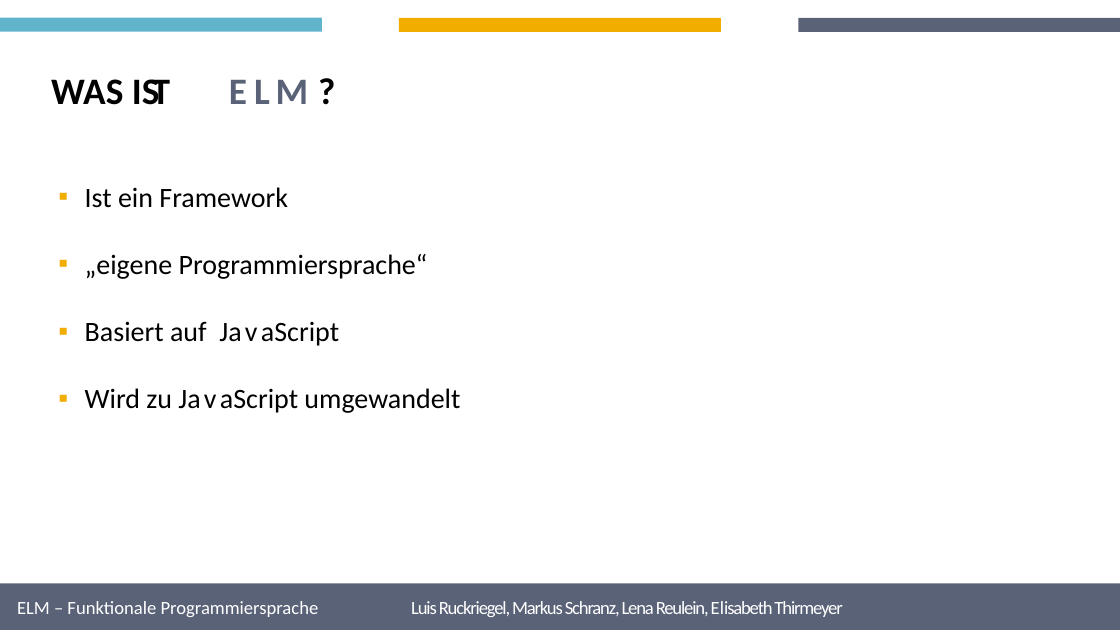
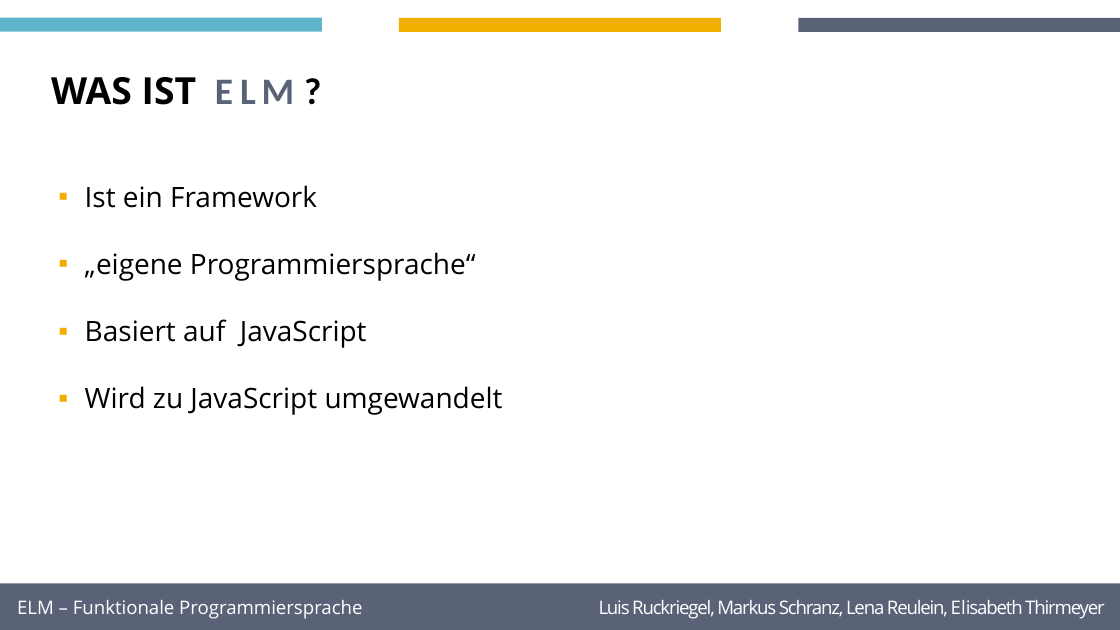
Before and after one commit to maadc/STA_Gruppe1, a slide deck: slide 2 of ORGINAL.pptx. Drawn at 1120x630 pixels with LibreOffice and Linux fonts; fonts in the diff are those of the drawing; background and template pictures are left out. Boxes give left, top, right and bottom in pixels: in the first picture for what was removed or moved away, otherwise in the second. Text is boxed around its words. In the diff, an @@ line names an element or a change of style, - is before the commit and + after.

```diff
--- a/ORGINAL.pptx
+++ b/ORGINAL.pptx
@@ text "WAS IST" at (51, 77, 197, 105): font Calibri to Open Sans; letter spacing -6.5 to 0 pt in "IST" @@
@@ 4 texts: place and size @@
-4 texts at (229, 63, 351, 117)
+4 texts at (215, 63, 337, 117)
@@ text "Ist ein Framework" at (85, 185, 503, 415): font Calibri to Open Sans; letter spacing -3 to 0 pt, letter spacing 3 to 0 pt in "JavaScript", "JavaScript" @@
@@ text "ELM – Funktionale Programmiersprache Luis ..." at (17, 600, 1105, 619): font Calibri to Open Sans @@
```
Also in this commit, not shown: 11 other slides changed, 1 slide added, 4 slides removed, 1 other file.
